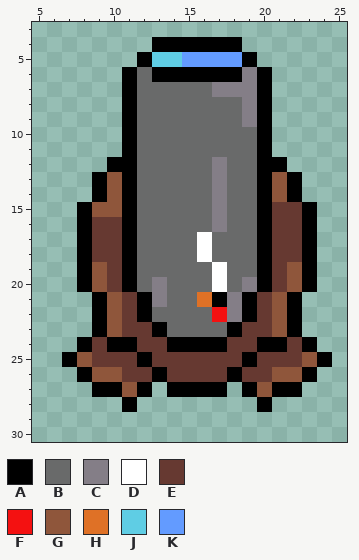
File history of a pixel-art sprite, assets/towers/cannon.png. The first picture shows the starting point.
The file is 32x32 pixels. Shown: x 5..25, y 3..30.
Palette (. is transparent): A #000000  B #696a6a  C #847e87  D #ffffff  E #663931  F #f41111  G #8f563b  H #df7126  J #5fcde4  K #639bff
After:
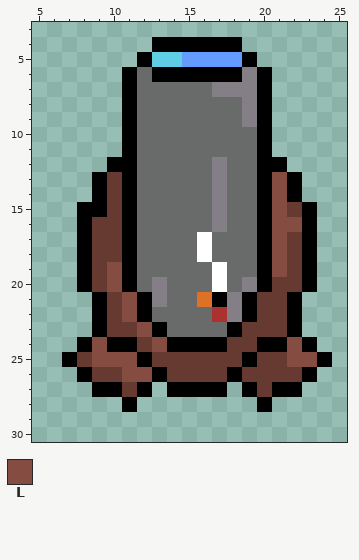
Colours new in this view: L #854c41
Commit message: feat: added new tower type named cannon
The edit:
Colour F changes from #f41111 to #ac3232.
The edit turns colour G into colour A in row 15 at x 9.
The edit turns colour G into colour E in rows 13 to 15 at x 10; in rows 19 to 20 at x 9 and 22; in rows 21 to 23 at x 10 and 21; in row 25 at x 8; in row 26 at x 9 to 10 and 21 to 22; in row 27 at x 11 and 20.
The edit turns colour E into colour L in row 15 at x 21; in row 16 at x 21 to 22; in rows 17 to 18 at x 21; in row 19 at x 10 and 21; in row 20 at x 10; in rows 21 to 22 at x 11.
The edit turns colour E into colour L in row 23 at x 12; in row 24 at x 9, 13 and 22; in row 25 at x 9 to 11 and 22; in row 26 at x 11 to 12.
The edit turns colour G into colour L in rows 13 to 14 at x 21; in row 25 at x 23.
Pixel boxes of the changes (left, top, right, bottom) in both pictures:
changed: (77, 172, 167, 397)
changed: (212, 172, 317, 397)
